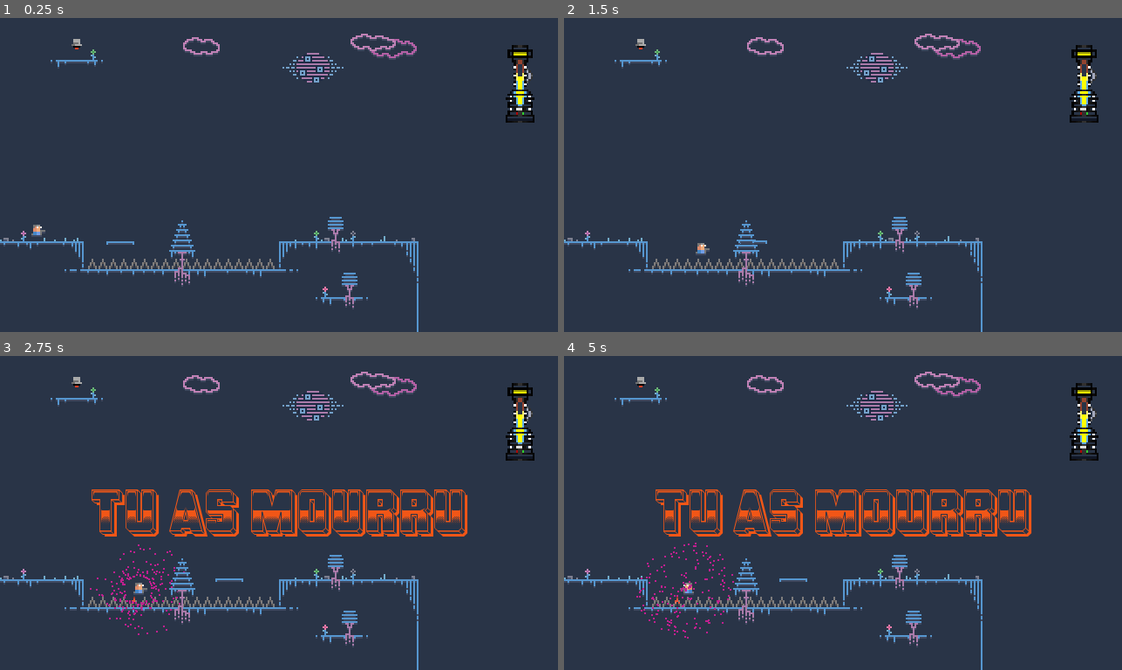
Above: before the commit, frames 1-4 (two rows, left to right).
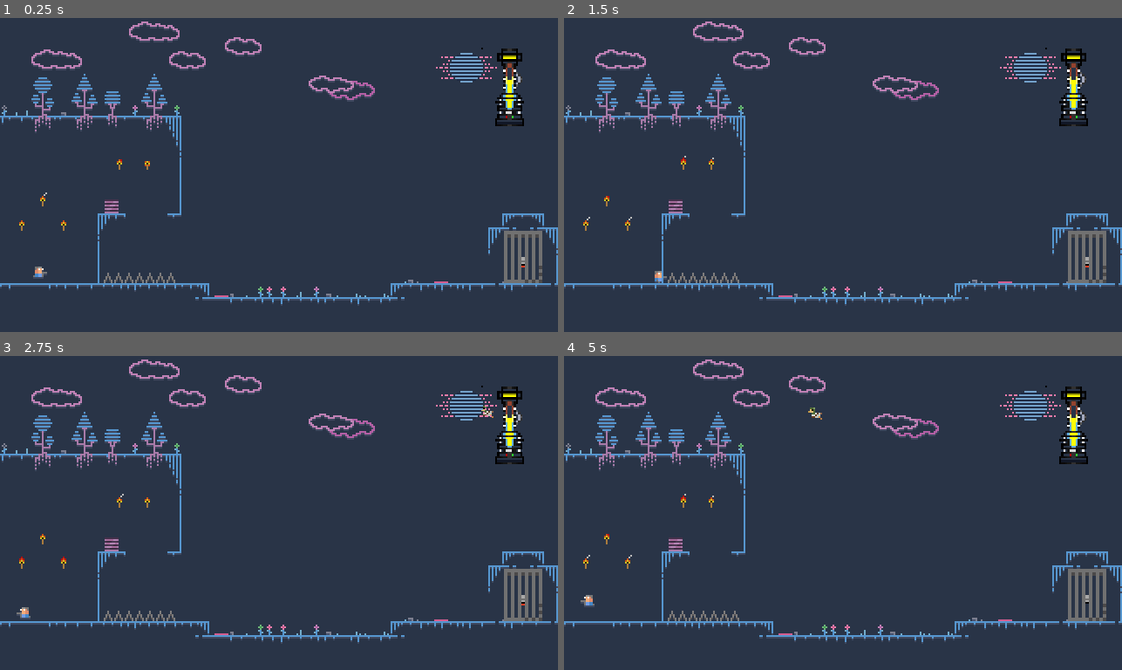
Above: after the commit, the same moments.

Repository: ddorn/gravity
Game: Godot game, scene res://Level2.tscn
Same seed, same stepped clock (60 frames per second), same inputs: the game is played once before the commit and once after it. Before the commit the project starts from res://Level1.tscn. Sound files missing from this copy of the repository are replaced by a short silence.
Inputs:
- Up to frame 1 (0.25 s): no input
- Up to frame 2 (1.5 s): hold Right (ui_right) from 0.53 s (still down); tap Up (ui_up) at 0.77 s
- Up to frame 3 (2.75 s): tap Up (ui_up) at 1.52 s; release Right (ui_right) at 2.03 s; hold Left (ui_left) from 2.03 s (still down)
- Up to frame 4 (5 s): release Left (ui_left) at 2.78 s; hold Right (ui_right) 2.78-4.28 s; tap Up (ui_up) at 3.02, 3.77, 4.52 s; hold Left (ui_left) from 4.28 s (still down)

The runs differ from the first frame. In frame 1, 8.1% of the frame differs, in the area x 0-100%, y 1-100%; in frame 2, 8.0%; in frame 3, 12%; in frame 4, 12%.
Error before the commit: Invalid call. Nonexistent function 'putting_down' in base 'GDScriptNativeClass'. (res://Player.gd:119)

Commit message:
add cage

Diff:
--- a/Button.gd
+++ b/Button.gd
@@ -4,11 +4,13 @@
 
 signal pressed
 signal unpressed
+signal change_state(pressed)
 
 func _on_Button_body_entered(_body):
 	if pressed == 0:
 		$Click.play()
 		emit_signal("pressed")
+		emit_signal("change_state", true)
 
 	pressed += 1
 
@@ -18,3 +20,4 @@
 	if pressed == 0:
 		$Unclick.play()
 		emit_signal("unpressed")
+		emit_signal("change_state", false)
--- /dev/null
+++ b/Cage.gd
@@ -0,0 +1,30 @@
+extends StaticBody2D
+
+
+var buttons_pressed = 0
+export(int, 0, 10) var buttons_needed_to_open
+export(float) var open_speed = 0.1
+var open = false
+
+
+func react_to_button_press(pressed):
+	if pressed:
+		buttons_pressed += 1
+	else:
+		buttons_pressed -= 1
+
+	if buttons_pressed >= buttons_needed_to_open:
+		open = true
+		$Collision.set_deferred("disabled", true)
+
+	var frame_goal
+	if open:
+		frame_goal = 7
+	else:
+		frame_goal = int(lerp(0.0, 4.0, buttons_pressed / float(buttons_needed_to_open)))
+
+	var duration = abs($Sprite.frame - frame_goal) * open_speed
+	print(duration)
+
+	$Tween.interpolate_property($Sprite, "frame", $Sprite.frame, frame_goal, duration)
+	$Tween.start()
--- /dev/null
+++ b/Cage.tscn
@@ -0,0 +1,20 @@
+[gd_scene load_steps=4 format=2]
+
+[ext_resource path="res://images/cage.png" type="Texture" id=1]
+[ext_resource path="res://Cage.gd" type="Script" id=2]
+
+[sub_resource type="RectangleShape2D" id=1]
+extents = Vector2( 6, 7 )
+
+[node name="Cage" type="StaticBody2D"]
+position = Vector2( 0, -8 )
+script = ExtResource( 2 )
+
+[node name="Sprite" type="Sprite" parent="."]
+texture = ExtResource( 1 )
+hframes = 8
+
+[node name="Collision" type="CollisionShape2D" parent="."]
+shape = SubResource( 1 )
+
+[node name="Tween" type="Tween" parent="."]
--- a/Level2.tscn
+++ b/Level2.tscn
@@ -10,11 +10,13 @@
 [ext_resource path="res://Spike.tscn" type="PackedScene" id=8]
 [ext_resource path="res://Trophy.tscn" type="PackedScene" id=9]
 [ext_resource path="res://Duck.tscn" type="PackedScene" id=10]
+[ext_resource path="res://Cage.tscn" type="PackedScene" id=11]
 
 [node name="Level 2" type="Node2D"]
 
 [node name="Player" parent="." instance=ExtResource( 1 )]
 position = Vector2( 22, 144 )
+collision_mask = 3
 
 [node name="TileMap" type="TileMap" parent="."]
 tile_set = ExtResource( 2 )
@@ -85,3 +87,12 @@
 stream = ExtResource( 4 )
 volume_db = -15.0
 autoplay = true
+
+[node name="Cage" parent="." instance=ExtResource( 11 )]
+position = Vector2( 301, 136 )
+scale = Vector2( 2, 2 )
+collision_layer = 2
+collision_mask = 0
+buttons_needed_to_open = 2
+[connection signal="change_state" from="Button1" to="Cage" method="react_to_button_press"]
+[connection signal="change_state" from="Button2" to="Cage" method="react_to_button_press"]
--- a/Player.gd
+++ b/Player.gd
@@ -125,3 +125,9 @@
 	if anim_name == "death":
 		PlayerVariables.mort += 1
 		get_tree().reload_current_scene()
+
+
+
+
+func react_to_button_press(pressed):
+	pass # Replace with function body.
--- a/project.godot
+++ b/project.godot
@@ -21,7 +21,7 @@
 [application]
 
 config/name="gravity"
-run/main_scene="res://Level1.tscn"
+run/main_scene="res://Level2.tscn"
 config/icon="res://icon.png"
 
 [autoload]
Not shown: 1 places in Level2.tscn that only renumber resources
Binary file added: images/cage.png
Not shown, added: images/cage.png.import
